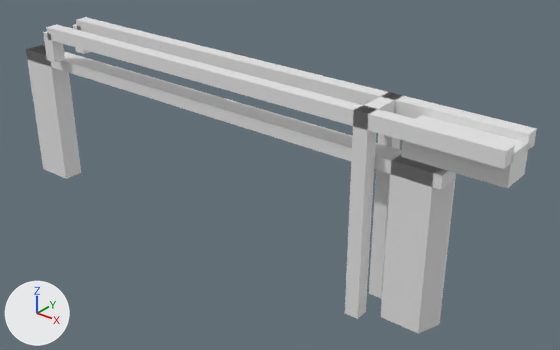
Renders of the glTF model models/cadzand/cadzand-brug-b8e33f7a/cadzand-brug-b8e33f7a.glb from each side of a commit.
One viewpoint serves both versions: a 50 mm camera at (33.5, -33.6, 17.3) aimed at (5.0, 1.9, -4.7). The lights are fixed; the arrows at lower left show +X, +Y and +Z. The older version comes first.

Objects in the first picture: 'building:balans', 'building:balans 2', 'building:contragewicht', 'building:hamei', 'building:hamei 2', 'building:hangstang', 'building:hangstang 2', 'building:portaal', 'road:dek', 'road:landhoofd (aangenomen)', 'road:landhoofd (aangenomen) 2'.
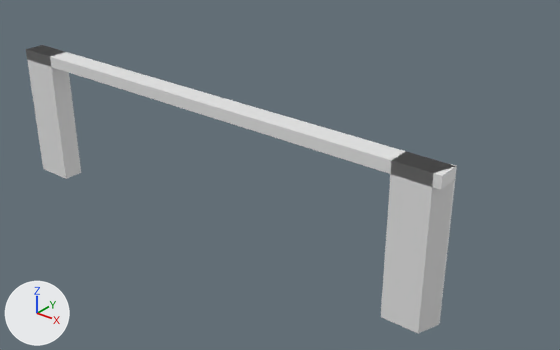
What differs and where, as boxes [x1, y1, x2, y2] in the pictures (560 x 350 px):
'building:balans 2', deleted: before [46, 24, 515, 169]
'building:balans', deleted: before [76, 17, 537, 150]
'building:hamei 2', deleted: before [345, 105, 377, 319]
'building:contragewicht', deleted: before [401, 115, 529, 188]
'building:hamei', deleted: before [369, 92, 403, 299]
'building:hangstang 2', deleted: before [43, 31, 65, 62]
'building:portaal', deleted: before [359, 94, 396, 113]
'building:hangstang', deleted: before [73, 24, 90, 54]

Diff of the bpy script that builds the scene:
```diff
--- a/models/cadzand/cadzand-brug-b8e33f7a/cadzand-brug-b8e33f7a.glb.py
+++ b/models/cadzand/cadzand-brug-b8e33f7a/cadzand-brug-b8e33f7a.glb.py
@@ ob_building_hamei @@
-ob_building_hamei = bpy.data.objects.new('building:hamei', me_hamei)
-ob_building_hamei.location = (0.0, 0.0, 0.0)
@@ ob_building_hamei_2 @@
-ob_building_hamei_2 = bpy.data.objects.new('building:hamei 2', me_hamei_2)
-ob_building_hamei_2.location = (0.0, 0.0, 0.0)
@@ ob_building_portaal @@
-ob_building_portaal = bpy.data.objects.new('building:portaal', me_portaal)
-ob_building_portaal.location = (0.0, 0.0, 0.0)
@@ ob_building_balans @@
-ob_building_balans = bpy.data.objects.new('building:balans', me_balans)
-ob_building_balans.location = (0.0, 0.0, 0.0)
@@ ob_building_hangstang @@
-ob_building_hangstang = bpy.data.objects.new('building:hangstang', me_hangstang)
-ob_building_hangstang.location = (0.0, 0.0, 0.0)
@@ ob_building_balans_2 @@
-ob_building_balans_2 = bpy.data.objects.new('building:balans 2', me_balans_2)
-ob_building_balans_2.location = (0.0, 0.0, 0.0)
@@ ob_building_hangstang_2 @@
-ob_building_hangstang_2 = bpy.data.objects.new('building:hangstang 2', me_hangstang_2)
-ob_building_hangstang_2.location = (0.0, 0.0, 0.0)
@@ ob_building_contragewicht @@
-ob_building_contragewicht = bpy.data.objects.new('building:contragewicht', me_contragewicht)
-ob_building_contragewicht.location = (0.0, 0.0, 0.0)
```
